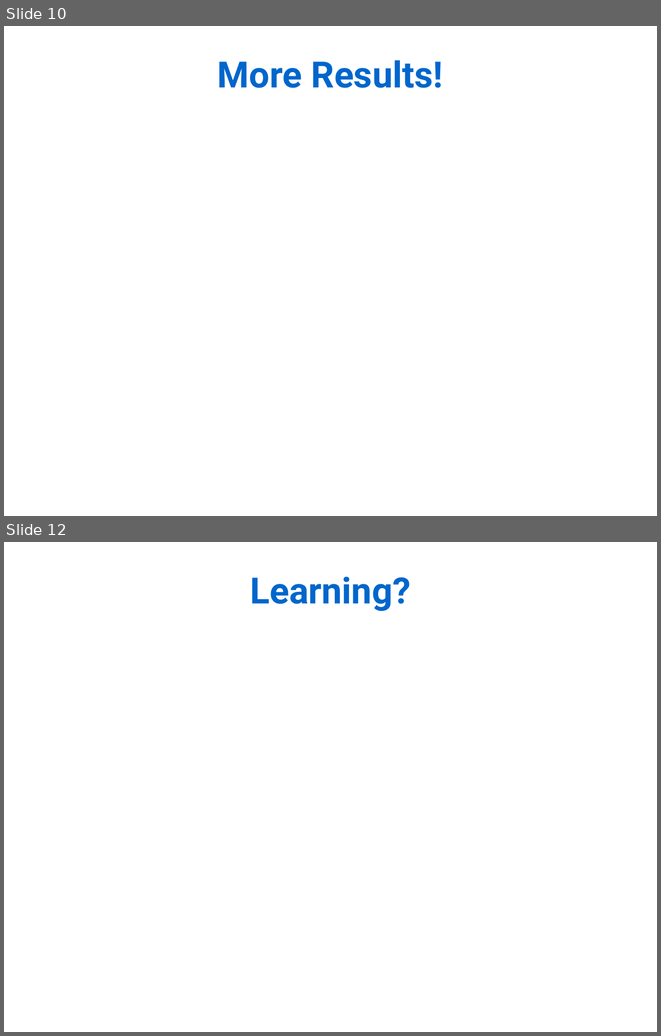
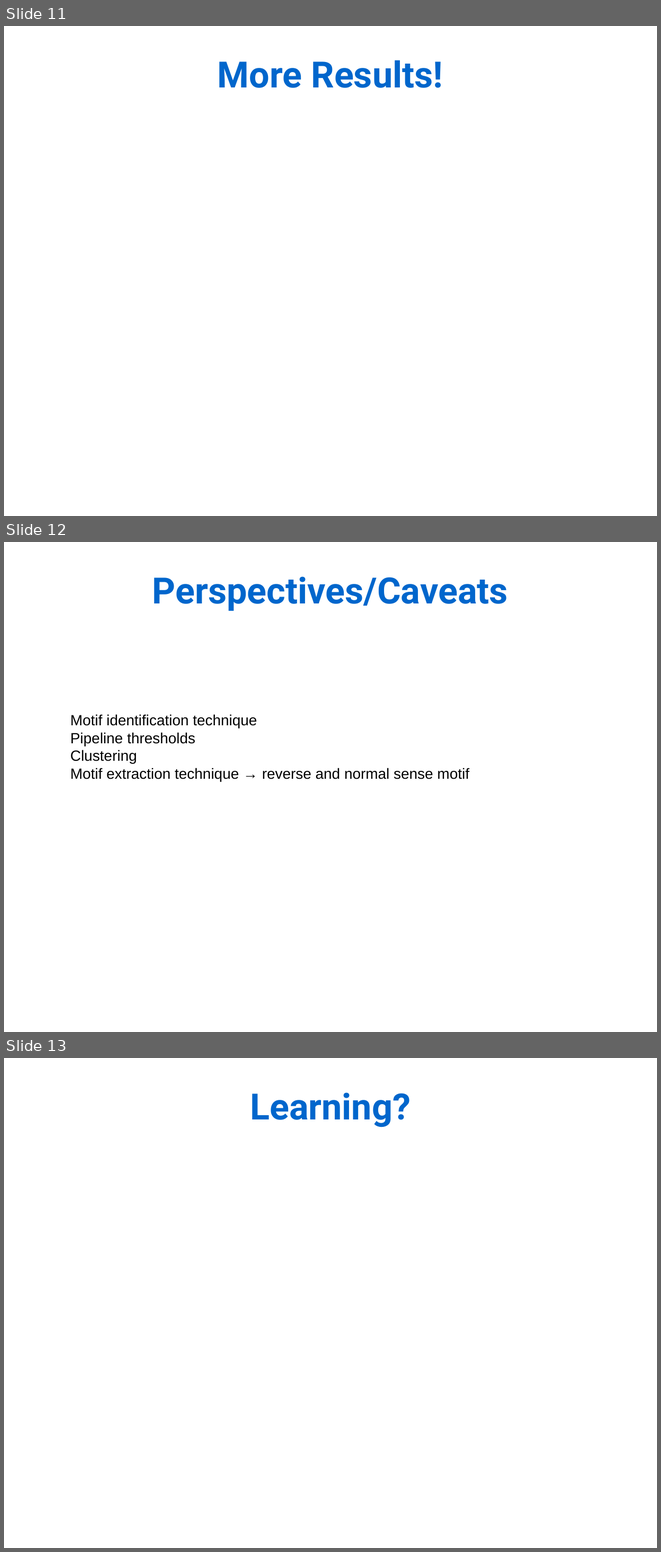
Before and after one commit to Rekyt/lynchlabpresentation2014, a slide deck: LabMeetingPresentation.odp. Shown one above the other, each under a label of ours: slides 10 and 12 before the commit, slides 11, 12 and 13 after it; the slides between them are not shown. The pictures are 661x1036 and 661x1552 pixels, drawn with LibreOffice and Linux fonts; fonts in the diff are those of the drawing. Boxes give left, top, right and bottom in pixels: in the first picture for what was removed or moved away, otherwise in the second. Text is boxed around its words. In the diff, an @@ line names an element or a change of style, - is before the commit and + after.

Commit message:
Added question slide and motif identification

```diff
--- a/LabMeetingPresentation.odp
+++ b/LabMeetingPresentation.odp
@@ slide 12 added at [4,542,657,1032], background #FFFFFF @@
@@ text added at [152,576,508,611], 44 pt, text #0066CC, bold @@
+Perspectives/Caveats
@@ text added at [70,714,469,782], 18 pt, text #000000 @@
+Motif identification technique
+Pipeline thresholds
+Clustering
+Motif extraction technique → reverse and normal sense motif
@@ what was slide 10 is now slide 11 @@
@@ what was slide 12 is now slide 13 @@
```
Also in this commit, not shown: 2 slides changed, 3 other slides added, 3 slides removed.
